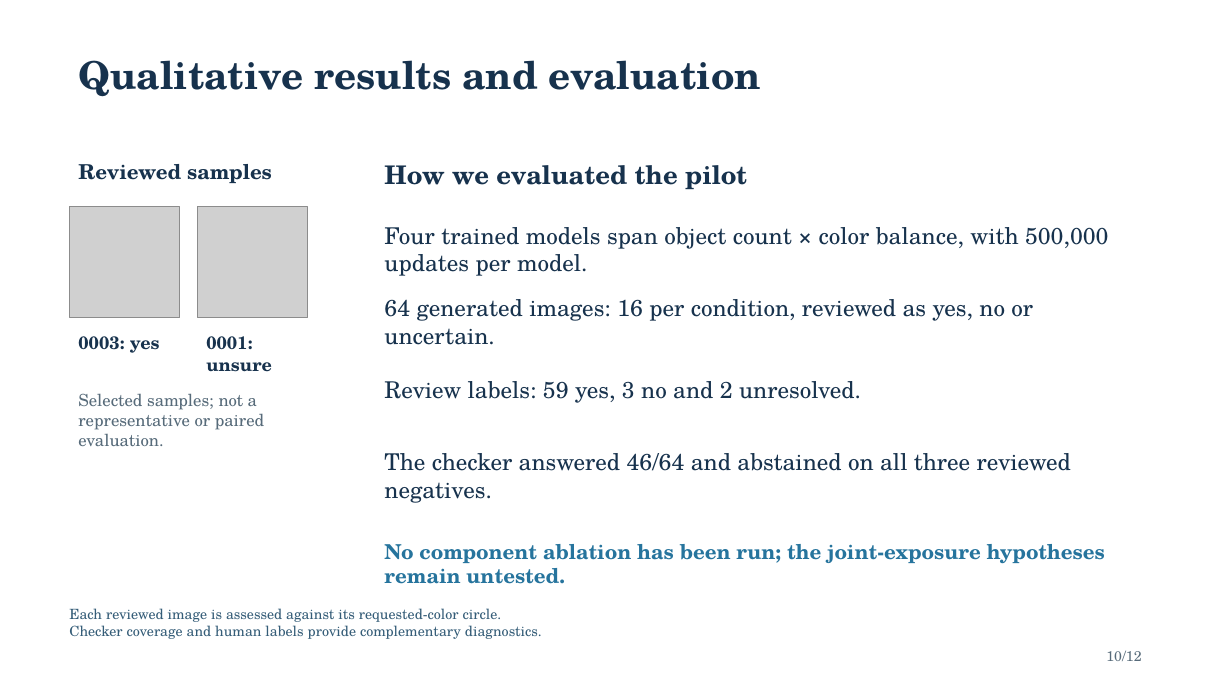
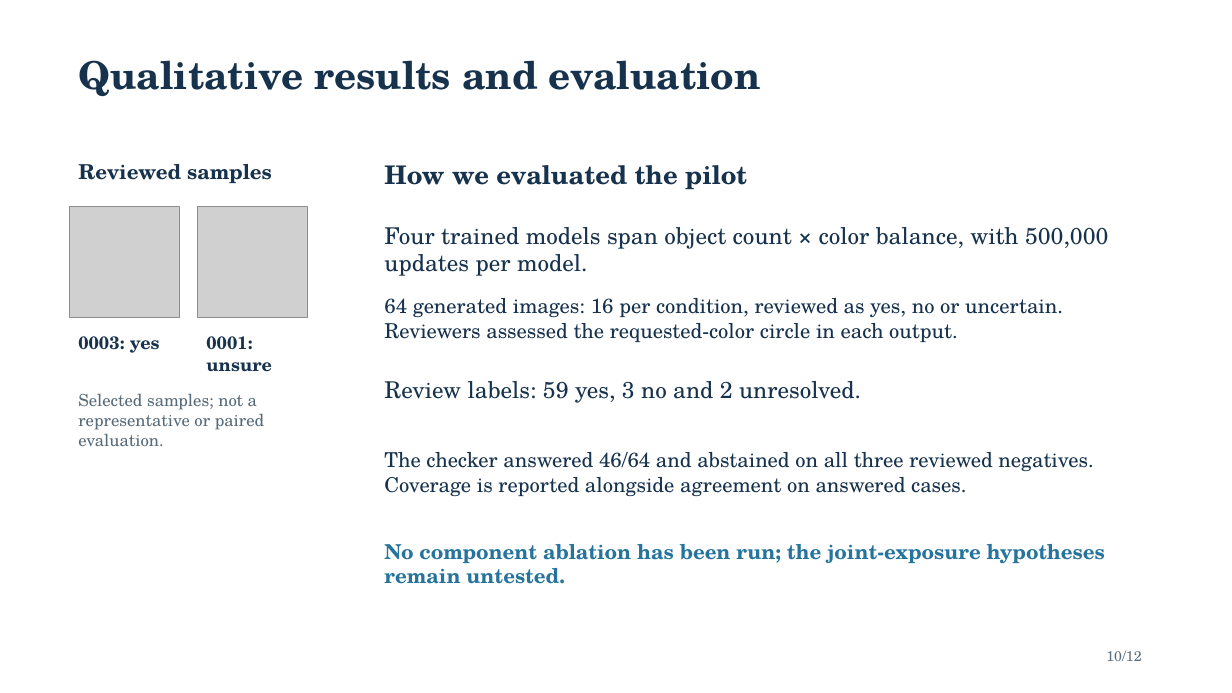
Before and after one commit to Space-Dev0/muadib, a slide deck: slide 10 of presentation/powerpoint/submission-final.pptx. Drawn at 1232x693 pixels with LibreOffice and Linux fonts; fonts in the diff are those of the drawing; grey boxes stand for pictures. Boxes give left, top, right and bottom in pixels: in the first picture for what was removed or moved away, otherwise in the second. Text is boxed around its words. In the diff, an @@ line names an element or a change of style, - is before the commit and + after.

```diff
--- a/presentation/powerpoint/submission-final.pptx
+++ b/presentation/powerpoint/submission-final.pptx
@@ text at [384, 298, 1063, 342]: text changed; size 18 to 16 pt @@
-64 generated images: 16 per condition, reviewed as yes, no or uncertain.
+64 generated images: 16 per condition, reviewed as yes, no or uncertain. Reviewers assessed the requested-color circle in each output.
@@ text at [384, 452, 1093, 496]: text changed; size 18 to 16 pt @@
-The checker answered 46/64 and abstained on all three reviewed negatives.
+The checker answered 46/64 and abstained on all three reviewed negatives. Coverage is reported alongside agreement on answered cases.
@@ text removed at [69, 608, 542, 639] @@
-Each reviewed image is assessed against its requested-color circle.
-Checker coverage and human labels provide complementary diagnostics.
```
Also in this commit, not shown: 11 other slides changed, 2 other files.
